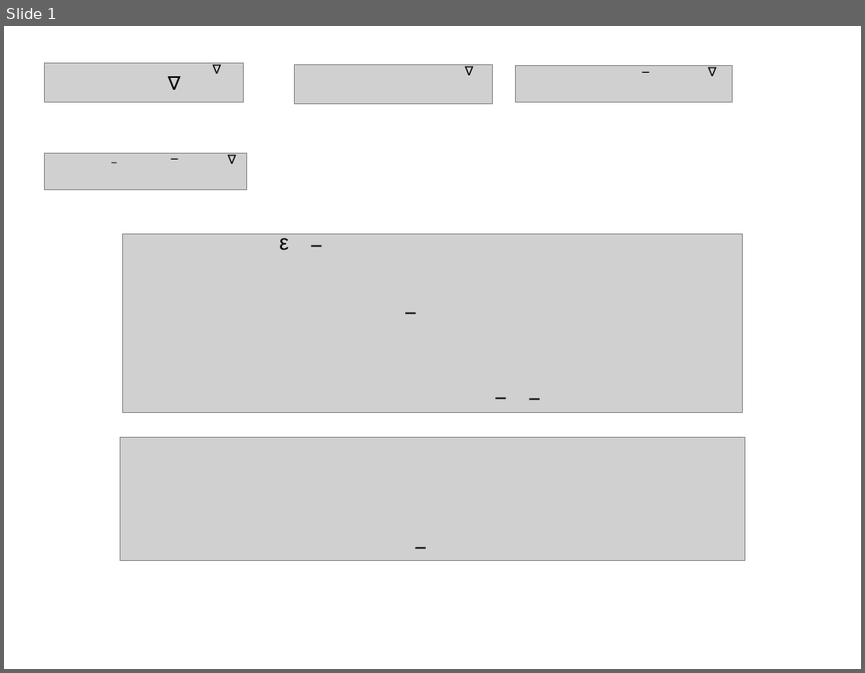
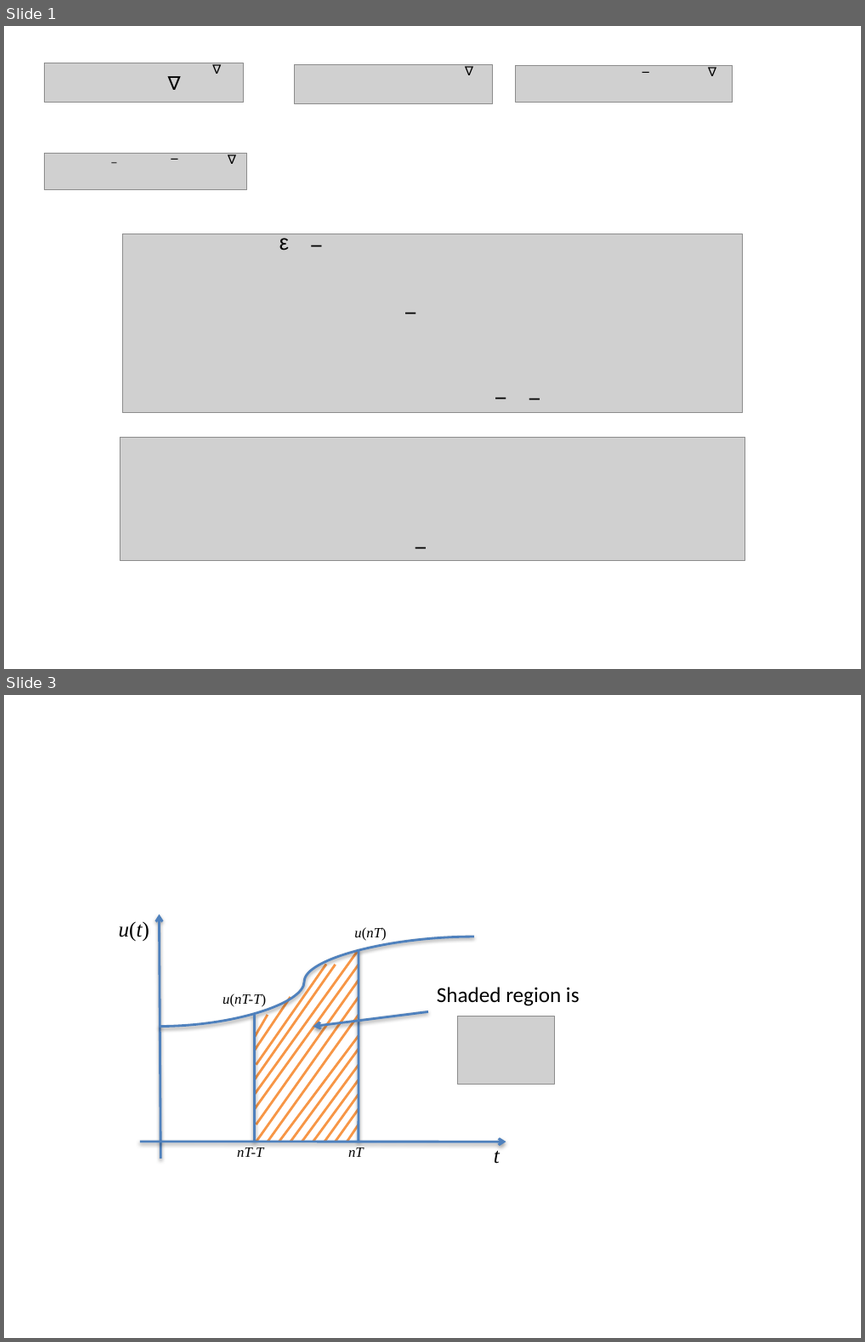
Before and after one commit to cpjobling/EGLM03-Resources, a slide deck: DigitalSystems/Lecture11/pictures/pictures-converted.pptx. Shown one above the other, each under a label of ours: slide 1 before the commit, slides 1 and 3 after it; the slides between them are not shown. The pictures are 865x673 and 865x1342 pixels, drawn with LibreOffice and Linux fonts; fonts in the diff are those of the drawing; grey boxes stand for pictures. Boxes give left, top, right and bottom in pixels: in the first picture for what was removed or moved away, otherwise in the second. Text is boxed around its words. In the diff, an @@ line names an element or a change of style, - is before the commit and + after.

```diff
--- a/DigitalSystems/Lecture11/pictures/pictures-converted.pptx
+++ b/DigitalSystems/Lecture11/pictures/pictures-converted.pptx
@@ slide 3 added at bbox=[4, 695, 861, 1338], background #FFFFFF @@
@@ group added at bbox=[119, 914, 579, 1163]: 18 lines, 7 texts, 3 arrows, 1 curved line, 1 picture @@
+u(t)
+t
+u(nT-T)
+nT-T
+nT
+u(nT)
+Shaded region is
```
Also in this commit, not shown: 4 other slides added.
